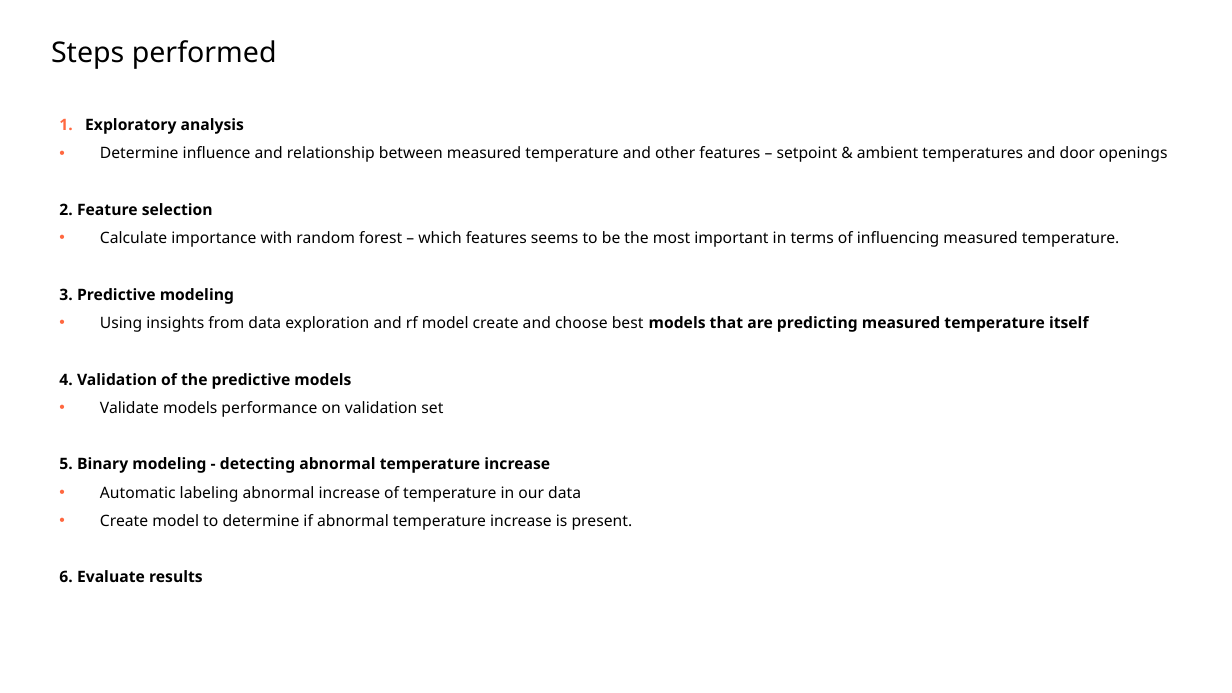
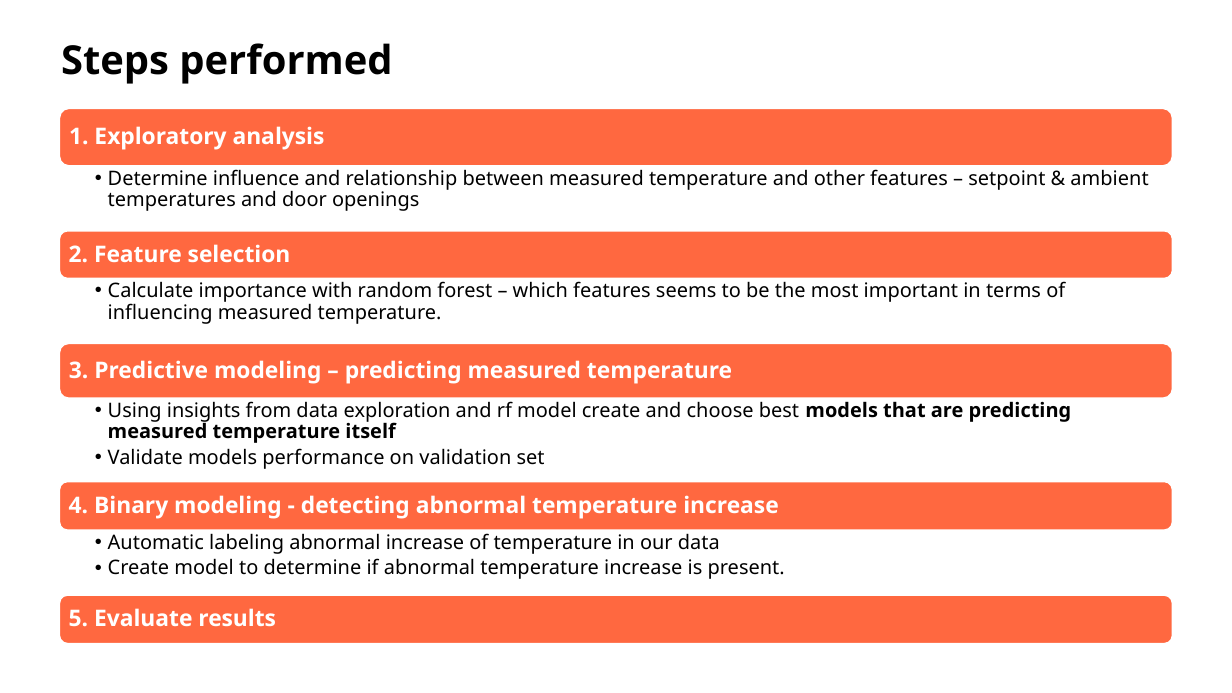
Before and after one commit to mnowicki94/udacity_clean_code_task, a slide deck: slide 3 of cdp.pptx. Drawn at 1232x693 pixels with LibreOffice and Linux fonts; fonts in the diff are those of the drawing; background and template pictures are left out. Boxes give left, top, right and bottom in pixels: in the first picture for what was removed or moved away, otherwise in the second. Text is boxed around its words. In the diff, an @@ line names an element or a change of style, - is before the commit and + after.

```diff
--- a/cdp.pptx
+++ b/cdp.pptx
@@ title "Steps performed": place and size @@
-title "Steps performed" at (51, 40, 277, 69)
+title "Steps performed" at (61, 43, 392, 84)
@@ title "Steps performed" at (61, 43, 392, 84): size 20 to 28 pt, bold on @@
@@ text removed at (59, 118, 1168, 583) @@
-1. Exploratory analysis
-• Determine influence and relationship between measured temperature and other features – setpoint & ambient temperatures and door openings
-2. Feature selection
-• Calculate importance with random forest – which features seems to be the most important in terms of influencing measured temperature.
-3. Predictive modeling
-• Using insights from data exploration and rf model create and choose best models that are predicting measured temperature itself
-4. Validation of the predictive models
-• Validate models performance on validation set
-5. Binary modeling - detecting abnormal temperature increase
-• Automatic labeling abnormal increase of temperature in our data
-• Create model to determine if abnormal temperature increase is present.
-6. Evaluate results
@@ group added at (60, 109, 1172, 644): 9 texts, 5 rounded rectangles @@
+1. Exploratory analysis
+  • Determine influence and relationship between measured temperature and other features – setpoint & ambient temperatures and door openings
+2. Feature selection
+  • Calculate importance with random forest – which features seems to be the most important in terms of influencing measured temperature.
+3. Predictive modeling – predicting measured temperature
+  • Using insights from data exploration and rf model create and choose best models that are predicting measured temperature itself
+  • Validate models performance on validation set
+4. Binary modeling - detecting abnormal temperature increase
+  • Automatic labeling abnormal increase of temperature in our data
+  • Create model to determine if abnormal temperature increase is present.
+5. Evaluate results
```
Also in this commit, not shown: 30 other slides changed, 1 slide added, 3 slides removed.
